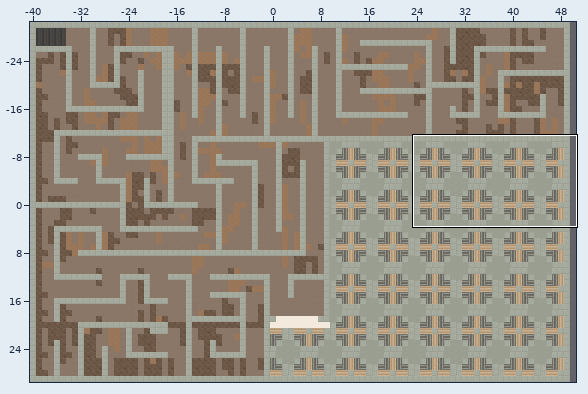
An edit to a level. Tiled map, Prueba3/Assets/SuperTiled2Unity/Imports/Zhora.tmx. The picture above shows the old version from afar; the outline marks the close-up.
Close-up. First the earlier version:
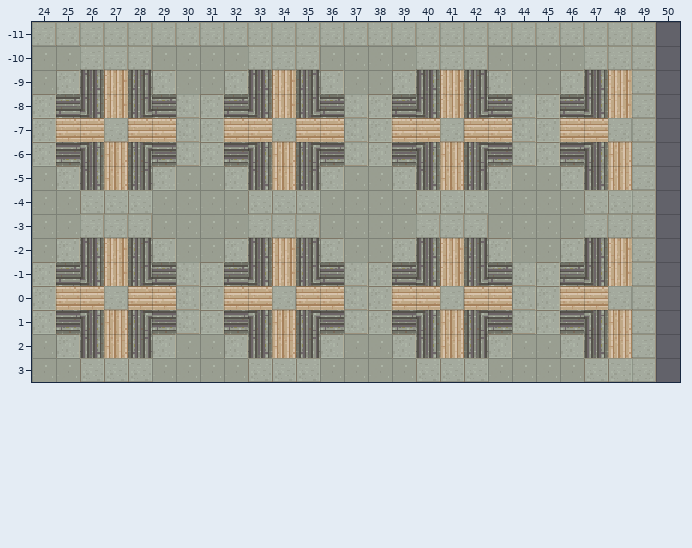
Cells are 16x16 px. Shown: x 24..50, y -11..3. The commit also changed other parts of the map, which this record leaves out.
Now the later version:
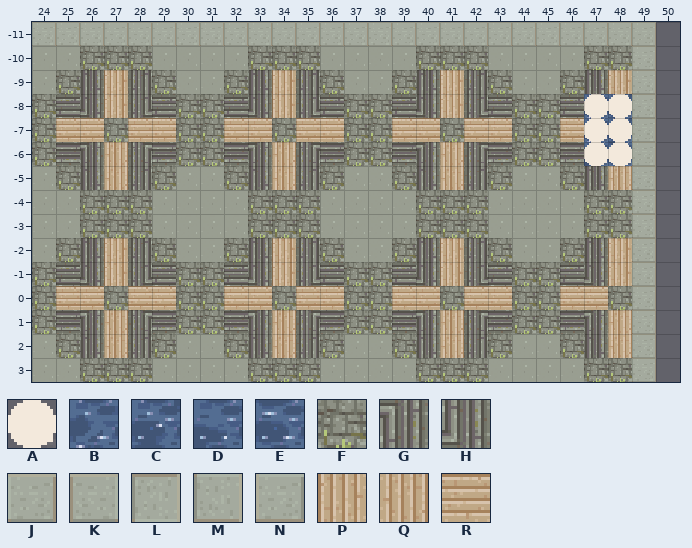
Key: from "Edficios": A 216; from "Mundo": B 4, C 5, D 24, E 25, F 324, G 341 turned 180, H 346, J 352, K 352 flipped left-right, L 352 flipped on the other diagonal, M 352 turned 90, N 376, P 405, Q 405 turned 180, R 405 turned 90.
_ is an empty cell.
Difference:
Layer "suelo":
y -10: x 26..28 JJJ -> FFF; x 33..35 JJJ -> FFF; x 40..42 JJJ -> FFF; x 47..48 JJ -> FF
y -9: x 25 L -> F; x 29 L -> F; x 32 L -> F; x 36 L -> F; x 39 L -> F; x 43 L -> F; x 46 L -> F
y -8: x 24 L -> F; x 30..31 ML -> FF; x 37..38 ML -> FF; x 44..45 ML -> FF; x 47..48 HP -> BC
y -7: x 24 L -> F; x 27 N -> F; x 30..31 ML -> FF; x 34 N -> F; x 37..38 ML -> FF; x 41 N -> F; x 44..45 ML -> FF; x 47..48 RN -> BC
y -6: x 24 L -> F; x 30..31 ML -> FF; x 37..38 ML -> FF; x 44..45 ML -> FF; x 47..48 GQ -> DE
y -5: x 25 L -> F; x 29 L -> F; x 32 L -> F; x 36 L -> F; x 39 L -> F; x 43 L -> F; x 46 L -> F
y -4: x 26..28 KKK -> FFF; x 33..35 KKK -> FFF; x 40..42 KKK -> FFF; x 47..48 KK -> FF
y -3: x 26..28 JJJ -> FFF; x 33..35 JJJ -> FFF; x 40..42 JJJ -> FFF; x 47..48 JJ -> FF
y -2: x 25 L -> F; x 29 L -> F; x 32 L -> F; x 36 L -> F; x 39 L -> F; x 43 L -> F; x 46 L -> F
y -1: x 24 L -> F; x 30..31 ML -> FF; x 37..38 ML -> FF; x 44..45 ML -> FF
y 0: x 24 L -> F; x 27 N -> F; x 30..31 ML -> FF; x 34 N -> F; x 37..38 ML -> FF; x 41 N -> F; x 44..45 ML -> FF; x 48 N -> F
y 1: x 24 L -> F; x 30..31 ML -> FF; x 37..38 ML -> FF; x 44..45 ML -> FF
y 2: x 25 L -> F; x 29 L -> F; x 32 L -> F; x 36 L -> F; x 39 L -> F; x 43 L -> F; x 46 L -> F
y 3: x 26..28 KKK -> FFF; x 33..35 KKK -> FFF; x 40..42 KKK -> FFF; x 47..48 KK -> FF
Layer "Muro":
y -8..-6: x 47..48 __ -> AA
